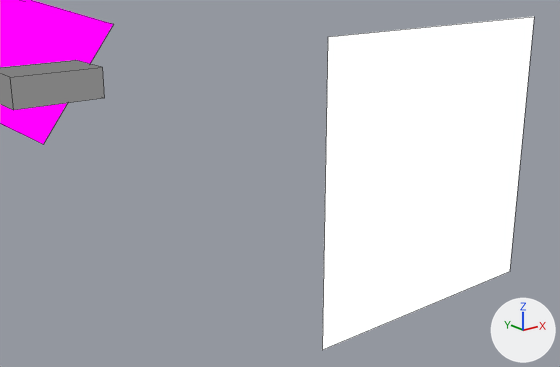
An edit to the Blender file assets-source/blender/motion/therizinosaurus-walk.blend, drawn before and after from the same camera.
Camera for both pictures: a 50 mm camera at (48.9, -32.99, 49.87) aimed at (51.7, -29.49, 48.47). The axes (+X, +Y, +Z) are drawn at lower right. The lights are the same throughout. The picture after the commit comes second. Mesh edges are drawn as thin lines.

The first picture shows 'DinoTycoon_Motion_therizinosaurus_walk_beak', 'DinoTycoon_Motion_therizinosaurus_walk_eye', 'DinoTycoon_Motion_therizinosaurus_walk_mouth'.
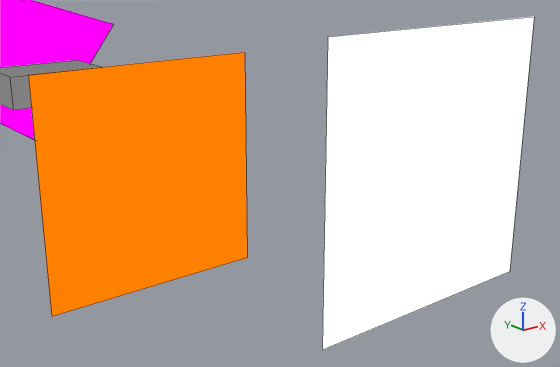
What changed in the scene script:
```text
Add mat_dinotycoon_role_y:
    mat_dinotycoon_role_y = emission_material('DinoTycoon_Role_Y')
    mat_dinotycoon_role_y.base_color = (1.0, 0.216, 0.0)  # orange #ff8000
Add me_dinotycoon_motion_therizinosaurus_walk_sample_eye_white:
    me_dinotycoon_motion_therizinosaurus_walk_sample_eye_white.from_pydata([(50.4, -29.0, 49.2), (51.8, -29.0, 49.2), (51.8, -29.0, 47.8), (50.4, -29.0, 47.8), (50.4, -29.0, 49.2), (51.8, -29.0, 49.2), (51.8, -29.0, 47.8), (50.4, -29.0, 47.8)], [], [(3, 2, 1, 0), (4, 5, 6, 7), (0, 1, 5, 4), (1, 2, 6, 5), (2, 3, 7, 6), (3, 0, 4, 7)])
    me_dinotycoon_motion_therizinosaurus_walk_sample_eye_white.materials.append(mat_dinotycoon_role_y)  # orange #ff8000
Add ob_dinotycoon_motion_therizinosaurus_walk_eye_white:
    ob_dinotycoon_motion_therizinosaurus_walk_eye_white = bpy.data.objects.new('DinoTycoon_Motion_therizinosaurus_walk_eye_white', me_dinotycoon_motion_therizinosaurus_walk_sample_eye_white)
    ob_dinotycoon_motion_therizinosaurus_walk_eye_white.location = (0.0, 0.0, 0.0)
```

Changed parts and their boxes (x1, y1, x2, y2) in the pictures (560 x 367 px):
'DinoTycoon_Motion_therizinosaurus_walk_eye_white', added (orange): after (28, 52, 247, 316)
